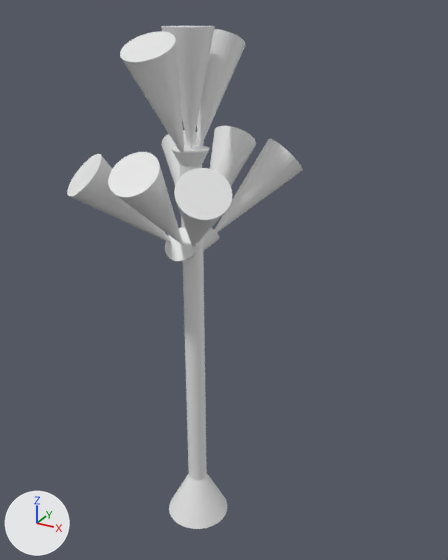
What one commit did to the Blender file Ufo-ogrodnik/Assets/Models/plant1.blend.
Both versions are drawn from a camera (50 mm lens) standing at (8.66, -13.92, 15.62) and looking at (2.49, -2.71, 10.02). Lighting does not change. The marker at lower left points along +X, +Y and +Z.

Objects in the first picture: 'Platek L L', 'Platek L R', 'Platek L S', 'Platek R L', 'Platek R S', 'Platek S L', 'Platek S R', 'Platek S S', 'lodyga', 'pods. boczna L', 'pods. wierzcholka', 'podstawa'.
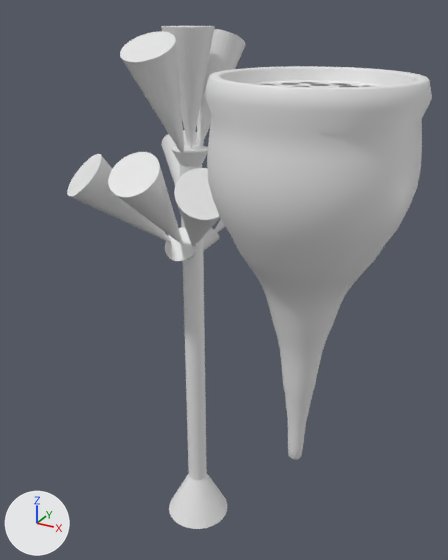
Changed parts and their boxes [x1, y1, x2, y2] in the pictures (448 x 560 px):
'plat', added
    after: [204, 66, 432, 460]
'Platek R L', unchanged, covered by the edit
    before: [214, 139, 302, 232]
    after: [214, 219, 225, 232]
'Platek R S', unchanged, covered by the edit
    before: [210, 126, 256, 186]

The change, as a diff of the scene's bpy script:
```diff
--- a/Ufo-ogrodnik/Assets/Models/plant1.blend.py
+++ b/Ufo-ogrodnik/Assets/Models/plant1.blend.py
@@ me_cone_013 @@
+me_cone_013.from_pydata(...)  # 2241 vertices, 1210 faces; spans x -0.47..0.47, y -0.47..0.47, z -1.0..1.0
+me_cone_013.polygons.foreach_set('use_smooth', [True] * 1210)
@@ ob_plat @@
+ob_plat = bpy.data.objects.new('plat', me_cone_013)
+ob_plat.location = (7.09, -9.78, 13.6)
+ob_plat.rotation_euler = (0.0, 3.142, 0.0)  # degrees (0, 180, 0)
+ob_plat.scale = (1.6, 1.6, 1.6)
```
